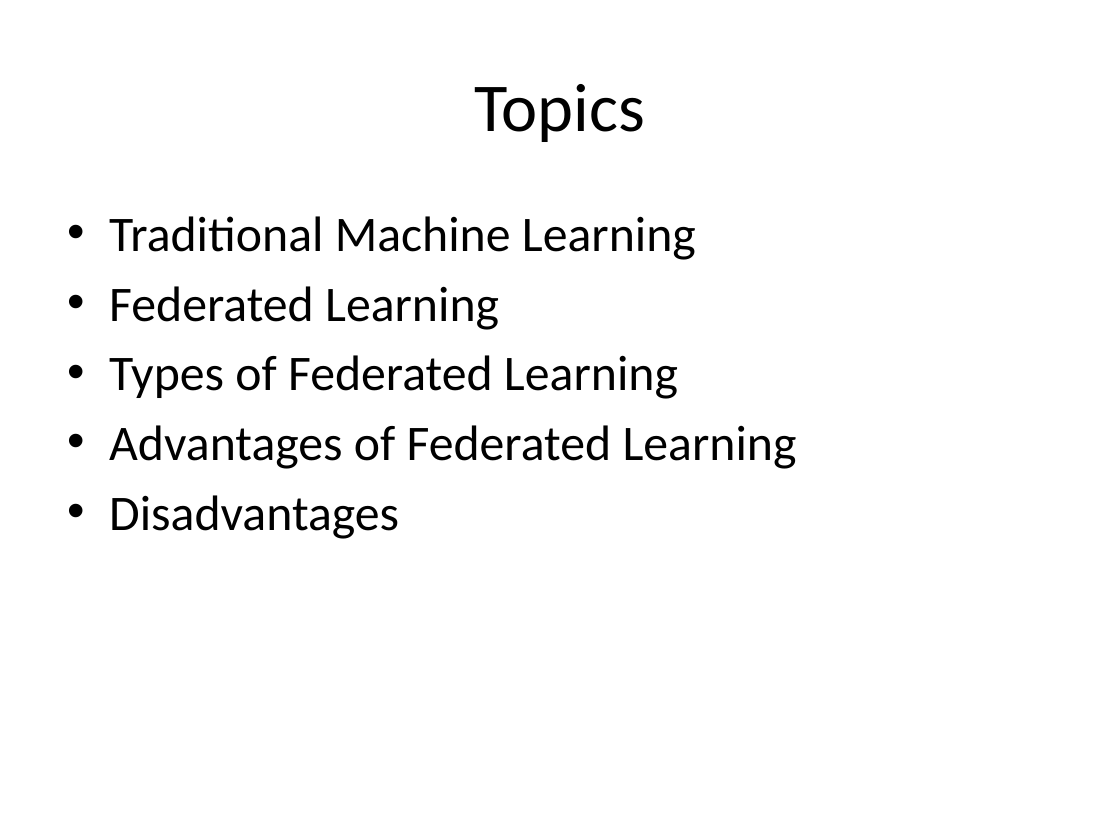
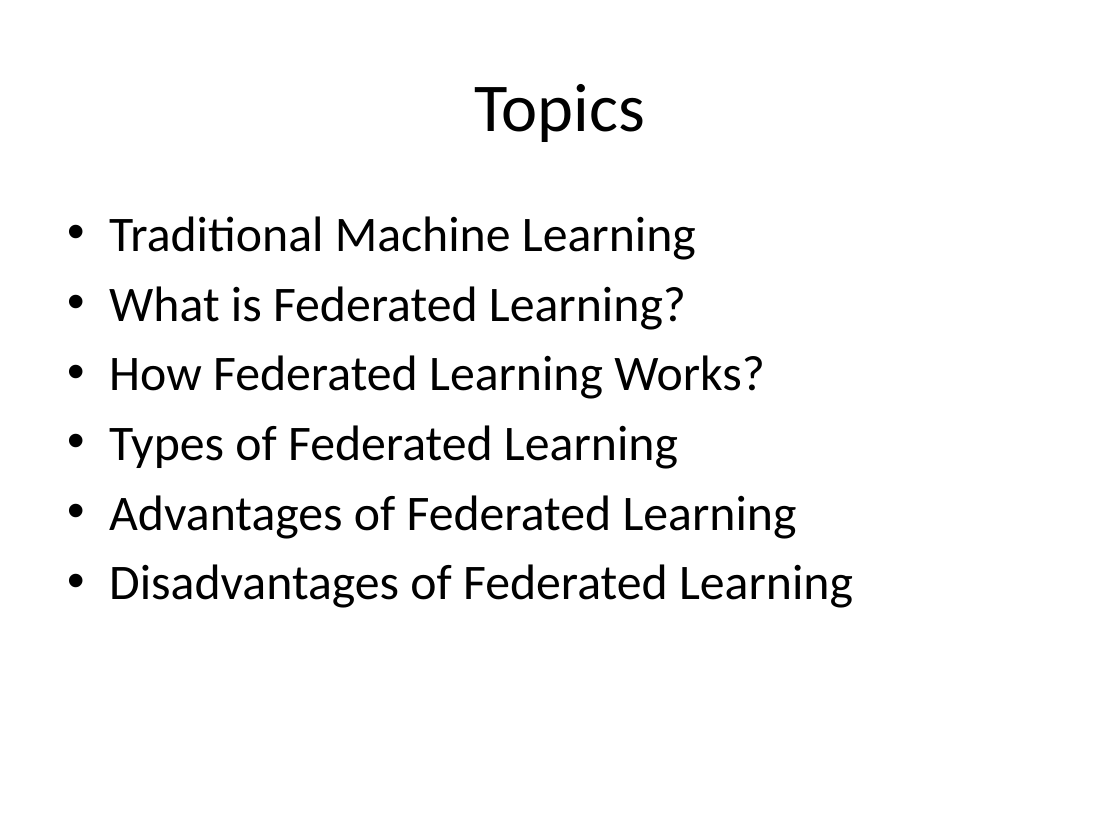
Before and after one commit to look4pritam/FederatedLearning, a slide deck: slide 2 of Presentations/FederatedLearning.pptx. Drawn at 1120x840 pixels with LibreOffice and Linux fonts; fonts in the diff are those of the drawing. Boxes give left, top, right and bottom in pixels: in the first picture for what was removed or moved away, otherwise in the second. Text is boxed around its words. In the diff, an @@ line names an element or a change of style, - is before the commit and + after.

```diff
--- a/Presentations/FederatedLearning.pptx
+++ b/Presentations/FederatedLearning.pptx
@@ text at (109, 286, 765, 399): text changed @@
-• Federated Learning
+• What is Federated Learning?
+• How Federated Learning Works?
@@ text at (109, 564, 853, 608): text changed @@
-• Disadvantages
+• Disadvantages of Federated Learning
```
Also in this commit, not shown: 1 other slide changed.
